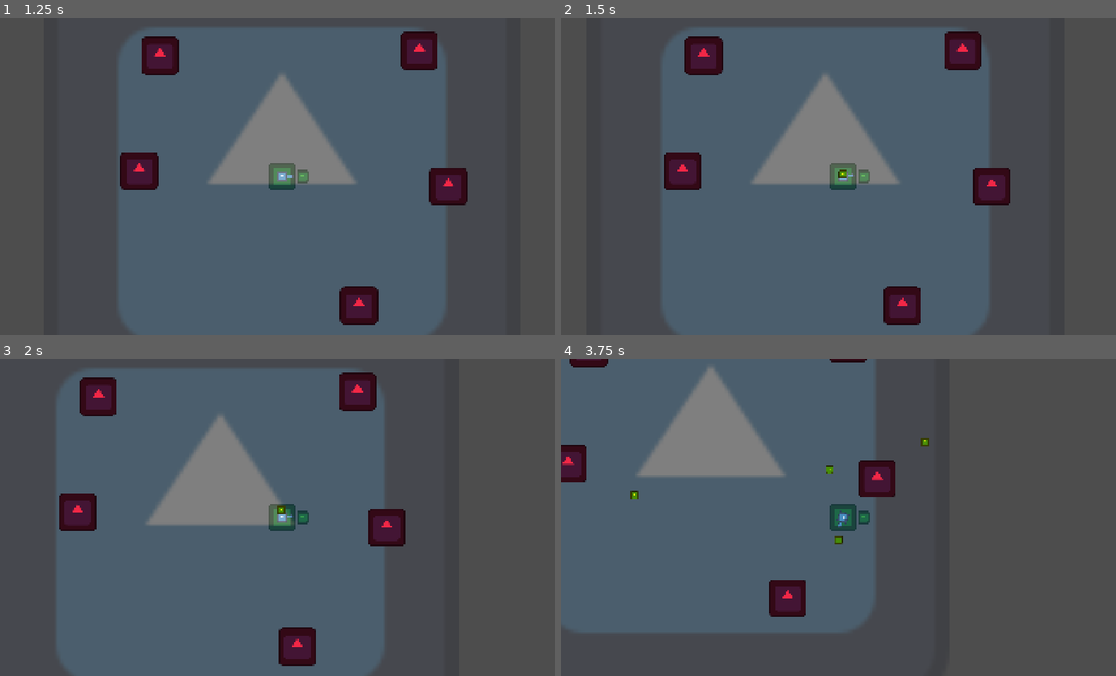
Above: before the commit, frames 1-4 (two rows, left to right).
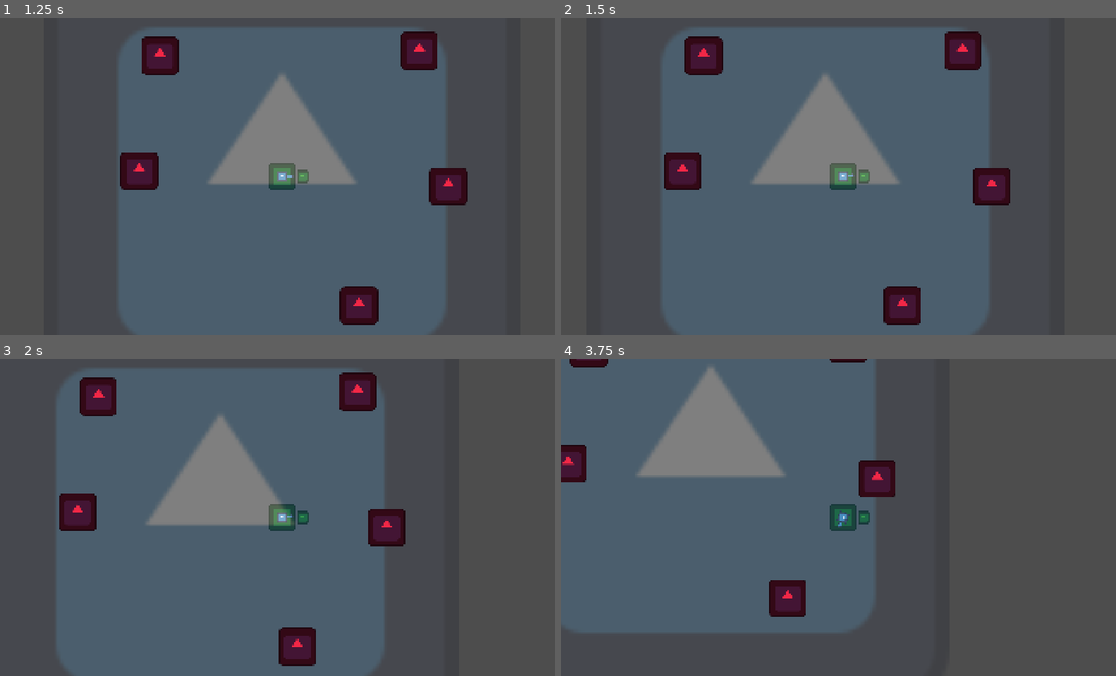
Above: after the commit, the same moments.

Repository: gerep/godot-wild-jam
Game: Godot game, scene res://game/game.tscn
Two runs of this game, one before a commit and one after it. Both use one fixed random seed, a clock stepped at 60 frames per second and the inputs below. The engine's default icon, where the game draws it, is replaced by a stand-in: a white triangle on a blue panel in a dark square.
Inputs (mouse positions are in pixels of both pictures, inside the frame that each line leads up to):
- Up to frame 1 (1.25 s): click "Play" at 0.5 s
- Up to frame 2 (1.5 s): tap Enter at 1.25 s; move the mouse to (966, 160) at 1.27 s; press the mouse at (966, 160) at 1.28 s; hold D (move_right) from 1.28 s (still down)
- Up to frame 3 (2 s): keep holding D (move_right)
- Up to frame 4 (3.75 s): move the mouse to (727, 533) at 2.02 s; release D (move_right) at 2.03 s; release the mouse at (727, 533) at 2.03 s; hold S (move_down) 2.03-2.78 s; click (727, 533) at 2.1 s; move the mouse to (899, 447) at 2.77 s; press the mouse at (899, 447) at 2.78 s; hold D (move_right) 2.78-3.53 s; move the mouse to (816, 580) at 3.52 s; release the mouse at (816, 580) at 3.53 s; hold W (move_up) from 3.53 s (still down); click (816, 580) at 3.6 s

Frame 1 is identical in both runs. In frame 2, less than 0.1% of the frame differs, in the area x 49-52%, y 47-51%; in frame 3, less than 0.1%; in frame 4, 0.2%, in the area x 12-67%, y 24-59%.

Commit message:
Remove shooting logic from the player

Diff:
--- a/game/player/player.gd
+++ b/game/player/player.gd
@@ -21,10 +21,6 @@
 func _unhandled_input(event: InputEvent) -> void:
 	if is_auto_moving:
 		return
-
-	if event.is_action_pressed(&"shoot"):
-		var direction := global_position.direction_to(get_global_mouse_position())
-		Projectile.create(self, global_position, direction, Projectiles.SIMPLE_BULLET)
 
 
 func _physics_process(delta: float) -> void:
